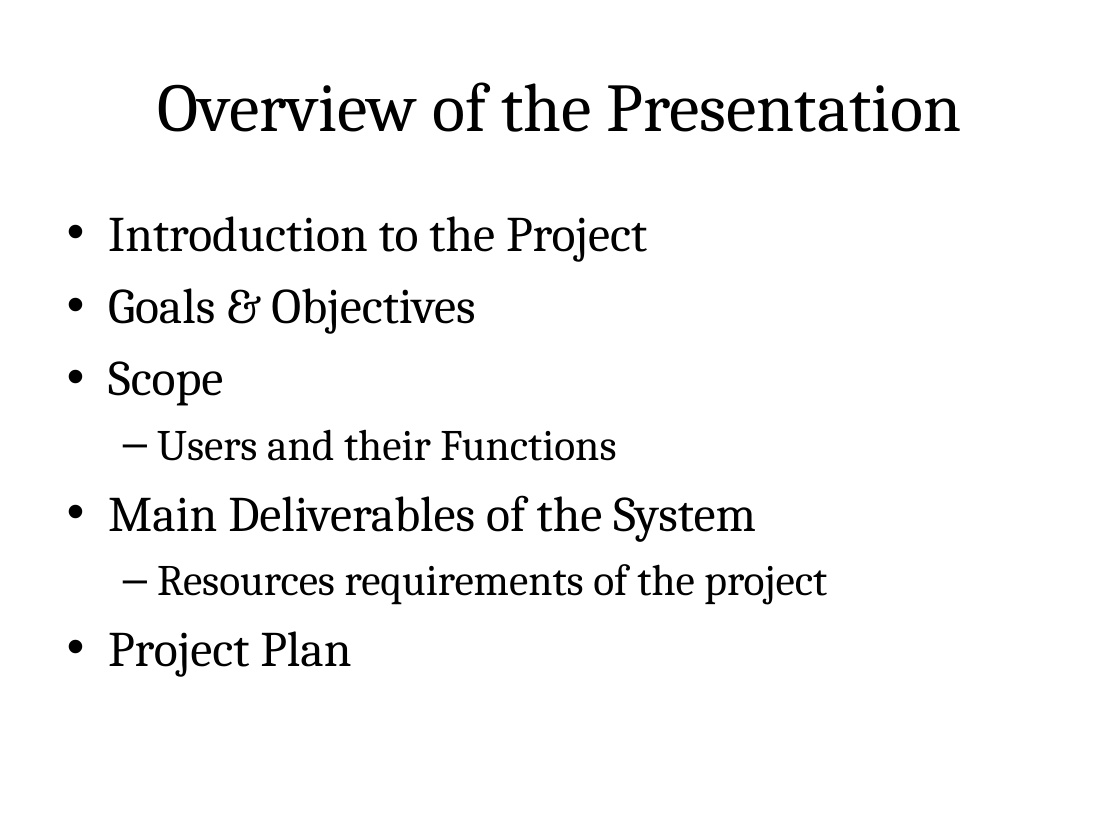
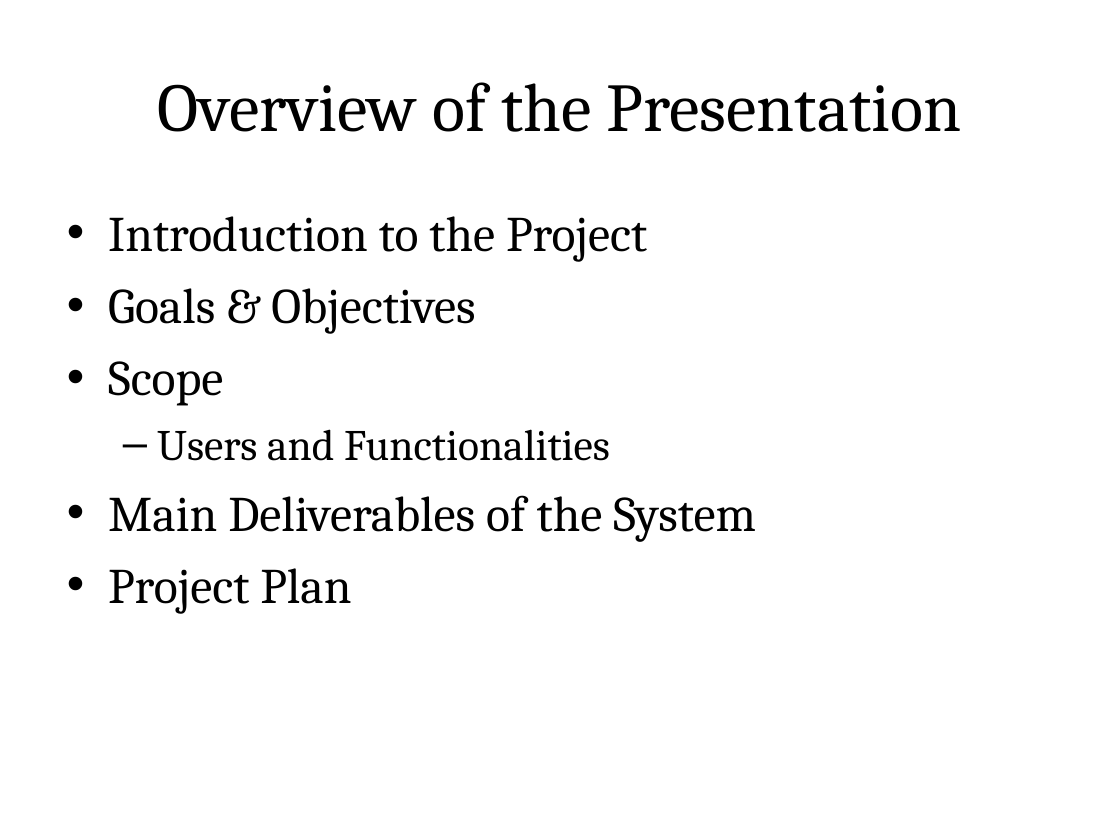
Before and after one commit to charitha09/BIT-Information-Management-System, a slide deck: slide 2 of Documents/Group14.ppt. Drawn at 1120x840 pixels with LibreOffice and Linux fonts; fonts in the diff are those of the drawing; background and template pictures are left out. Boxes give left, top, right and bottom in pixels: in the first picture for what was removed or moved away, otherwise in the second. Text is boxed around its words. In the diff, an @@ line names an element or a change of style, - is before the commit and + after.

```diff
--- a/Documents/Group14.ppt
+++ b/Documents/Group14.ppt
@@ text at [157,429,610,461]: text changed @@
-  – Users and their Functions
+  – Users and Functionalities
@@ text at [157,564,827,605]: paragraph removed @@
-  – Resources requirements of the project
```
Also in this commit, not shown: 9 other slides changed, 4 slides added, 6 slides removed.
